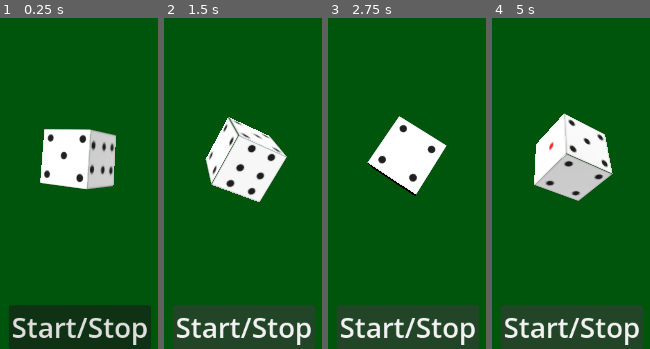
Above: before the commit, frames 1-4 (left to right).
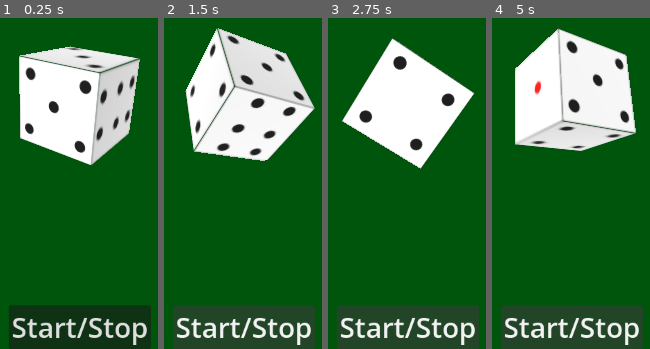
Above: after the commit, the same moments.

Repository: ebi-chiri-oishi/saikoro2
Game: Godot game, scene res://node_3d.tscn
Two runs of this game, one before a commit and one after it. Both use one fixed random seed, a clock stepped at 60 frames per second and the inputs below.
Inputs:
- Up to frame 1 (0.25 s): no input
- Up to frame 2 (1.5 s): click "Start/Stop" at 0.5 s; click "Start/Stop" at 1.25 s
- Up to frame 3 (2.75 s): click "Start/Stop" at 2 s
- Up to frame 4 (5 s): no input

The runs differ from the first frame. In frame 1, 24% of the frame differs, in the area x 12-89%, y 8-52%; in frame 2, 25%; in frame 3, 18%; in frame 4, 27%, in the area x 14-92%, y 3-56%.

Commit message:
カメラ視点の調整とビルド設定の調整

Diff:
--- a/CameraScript.gd
+++ b/CameraScript.gd
@@ -1,5 +1,5 @@
 extends Node
-@export	var saikoro : RigidBody3D
+@export	var SaikoroObject : RigidBody3D
 @export var camera : Camera3D
 func _physics_process(delta):
-	camera.position = saikoro.position + Vector3(0,5,10)
+	camera.position = SaikoroObject.position + Vector3(0,5,5)
--- a/node_3d.tscn
+++ b/node_3d.tscn
@@ -42,10 +42,10 @@
 [node name="CollisionShape3D" type="CollisionShape3D" parent="SaikoroObject" unique_id=941964498]
 shape = SubResource("BoxShape3D_a202f")
 
-[node name="Camera3D" type="Camera3D" parent="." unique_id=111623542 node_paths=PackedStringArray("saikoro", "camera")]
-transform = Transform3D(1, 0, 0, 0, 0.93969274, 0.34201992, 0, -0.34201992, 0.93969274, 0, 5.8303185, 41.371975)
+[node name="Camera3D" type="Camera3D" parent="." unique_id=111623542 node_paths=PackedStringArray("SaikoroObject", "camera")]
+transform = Transform3D(1, 0, 0, 0, 0.64278764, 0.76604444, 0, -0.76604444, 0.64278764, 0, 12, -14)
 script = ExtResource("3_a0tk4")
-saikoro = NodePath("../SaikoroObject")
+SaikoroObject = NodePath("../SaikoroObject")
 camera = NodePath(".")
 
 [node name="DirectionalLight3D" type="DirectionalLight3D" parent="." unique_id=2016212494]
@@ -77,7 +77,7 @@
 shape = SubResource("BoxShape3D_noarx")
 
 [node name="MeshInstance3D" type="MeshInstance3D" parent="StaticBody3D" unique_id=2113792919]
-transform = Transform3D(1, 0, 0, 0, 0.1, 0, 0, 0, 1, 0, 0, 0)
+transform = Transform3D(1, 0, 0, 0, 0.1, 0, 0, 0, 1, 0.0030292512, 0.003227815, 0.00532074)
 material_override = SubResource("StandardMaterial3D_a0tk4")
 mesh = SubResource("PlaneMesh_a202f")
 skeleton = NodePath("../..")
--- a/project.godot
+++ b/project.godot
@@ -15,6 +15,10 @@
 config/features=PackedStringArray("4.6", "Mobile")
 config/icon="res://icon.svg"
 
+[display]
+
+window/size/mode=2
+
 [dotnet]
 
 project/assembly_name="saikoro2"
Not shown, changed: export_presets.cfg
